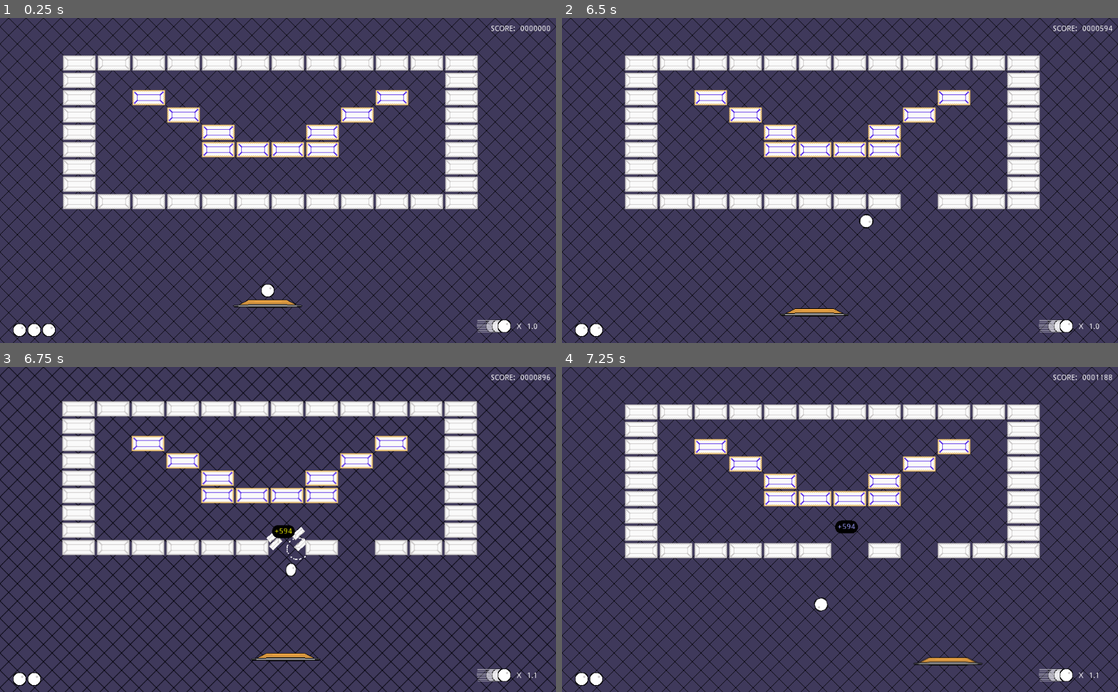
Above: before the commit, frames 1-4 (two rows, left to right).
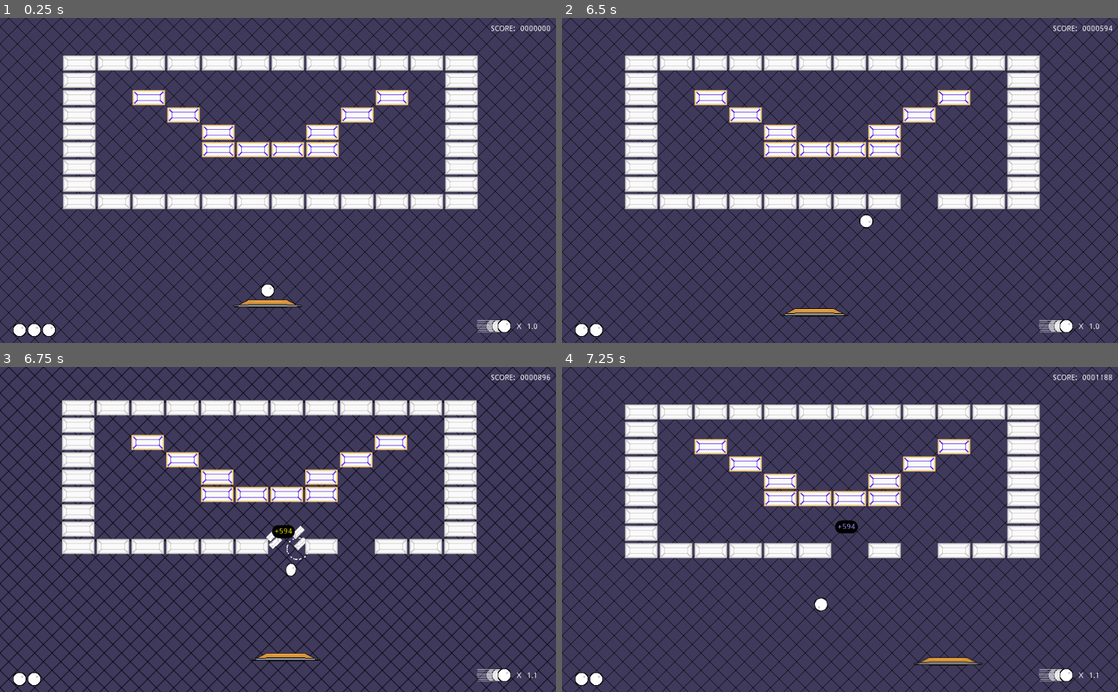
Above: after the commit, the same moments.

Repository: Anatolij-Grigorjev/Breakout4Godot
Game: Godot game, scene res://BreakoutGame.tscn
The game is run twice, just before and just after one commit, with the same random seed, the same clock (stepped at 60 frames per second) and the same inputs.
Inputs (mouse positions are in pixels of both pictures, inside the frame that each line leads up to):
- Up to frame 1 (0.25 s): no input
- Up to frame 2 (6.5 s): tap Enter (ui_accept) at 0.5, 0.77, 3.77, 5 s; move the mouse to (962, 164) at 0.52 s; hold Right (ui_right) 0.53-1.25 s; tap Alt at 0.6, 5.1 s; click (962, 164) at 0.67 s; drag from (728, 196) to (812, 245) at 1.27 s; move the mouse to (895, 109) at 2.02 s; hold Right (ui_right) 2.03-2.75 s; tap Shift at 2.1 s; drag from (812, 245) to (673, 131) at 2.77 s; move the mouse to (1006, 229) at 3.52 s; hold Left (ui_left) 3.53-4.25 s; tap Ctrl at 3.6 s; drag from (673, 131) to (756, 99) at 4.27 s; move the mouse to (867, 180) at 5.02 s; hold Left (ui_left) 5.03-5.75 s; click (867, 180) at 5.17 s; drag from (756, 99) to (728, 196) at 5.77 s
- Up to frame 3 (6.75 s): move the mouse to (400, 513) at 6.52 s; hold Right (ui_right) from 6.53 s (still down); tap Shift at 6.6 s
- Up to frame 4 (7.25 s): keep holding Right (ui_right); tap Enter (ui_accept) at 6.77 s

Frames 1-2 are identical in both runs. In frame 3, 7.3% of the frame differs, in the area x 11-86%, y 10-58%; in frame 4, nothing differs.

Commit message:
extract separate camera shake dampener module

Diff:
--- a/game/BreakoutGame.gd
+++ b/game/BreakoutGame.gd
@@ -21,9 +21,6 @@
 
 var currentScore := 0
 
-var bricks_neutral_position: Vector2
-var sync_bricks_with_camera: bool = false
-
 
 # Called when the node enters the scene tree for the first time.
 func _ready():
@@ -34,17 +31,6 @@
 	bricks.connect("map_cleared", self, "_on_bricksmap_cleared")
 	ballLossArea.connect("ball_fell", self, "_on_ball_fallen")
 
-	cameraShake.connect("shake_started", self, "_on_camera_shake_started")
-	cameraShake.connect("shake_ended", self, "_on_camera_shake_ended")
-
-	bricks_neutral_position = bricks.position
-
-
-
-func _process(delta: float):
-	if sync_bricks_with_camera:
-		bricks.position = bricks_neutral_position + 0.25 * camera.offset
-
 
 
 func _on_ball_collided(collision: KinematicCollision2D):
@@ -53,16 +39,6 @@
 		cameraShake.beginShake()
 		_fire_collision_particles(collision)
 		bg.do_pulse(ball.currentSpeedupCoef())
-
-
-func _on_camera_shake_started():
-	sync_bricks_with_camera = true
-
-
-
-func _on_camera_shake_ended():
-	sync_bricks_with_camera = false
-	bricks.position = bricks_neutral_position
 
 
 func _on_brick_damaged(tile_idx: Vector2, old_type: int, new_type: int):
--- a/game/project.godot
+++ b/game/project.godot
@@ -30,6 +30,11 @@
 "path": "res://bricks/BricksMap.gd"
 }, {
 "base": "Node2D",
+"class": "CameraShakeDampener",
+"language": "GDScript",
+"path": "res://tools/CameraShakeDampener.gd"
+}, {
+"base": "Node2D",
 "class": "ParticlesBattery",
 "language": "GDScript",
 "path": "res://tools/ParticlesBattery.gd"
@@ -49,6 +54,7 @@
 "Ball": "",
 "BrickExplode": "",
 "BricksMap": "",
+"CameraShakeDampener": "",
 "ParticlesBattery": "",
 "TTL": "",
 "Utils": ""
--- /dev/null
+++ b/game/tools/CameraShakeDampener.gd
@@ -0,0 +1,56 @@
+"""
+Attach as child to node that is supposed to react to camera shake by a custom amount of own shaking
+the shake dampening coefficient describes how much of the shake is compensated by own movements,
+where
+0 meaning no dampening - antural shake response,
+1 meaning total compensation - node will stand still while others shake around it
+-1 meaning overcompensation by shake amount - node shakes 2x more violently than others around it
+"""
+extends Node2D
+class_name CameraShakeDampener
+
+export(NodePath) var camera_node_path
+export(float) var shake_dampen_coef := 1.0
+
+
+onready var camera_node: Camera2D = get_node(camera_node_path)
+onready var target_node = get_parent()
+
+
+var target_neutral_position: Vector2
+var sync_target_with_camera: bool = false
+
+
+func _ready():
+
+	var screen_shake_node = _find_shaker_node_in_camera(camera_node)
+	if not screen_shake_node:
+		return
+
+	screen_shake_node.connect("shake_started", self, "_on_camera_shake_started")
+	screen_shake_node.connect("shake_ended", self, "_on_camera_shake_ended")
+
+	target_neutral_position = target_node.position
+	sync_target_with_camera = false
+
+
+
+func _process(delta: float):
+	if sync_target_with_camera:
+		target_node.position = target_neutral_position + shake_dampen_coef * camera_node.offset
+
+
+
+func _on_camera_shake_started():
+	sync_target_with_camera = true
+
+
+func _on_camera_shake_ended():
+	sync_target_with_camera = false
+	target_node.position = target_neutral_position
+
+
+
+func _find_shaker_node_in_camera(camera_node):
+
+	return Utils.getFirst(Utils.getNodeChildrenInGroup(camera_node, "screen_shake"))
--- /dev/null
+++ b/game/tools/CameraShakeDampener.tscn
@@ -0,0 +1,6 @@
+[gd_scene load_steps=2 format=2]
+
+[ext_resource path="res://tools/CameraShakeDampener.gd" type="Script" id=1]
+
+[node name="CameraShakeDampener" type="Node2D"]
+script = ExtResource( 1 )
